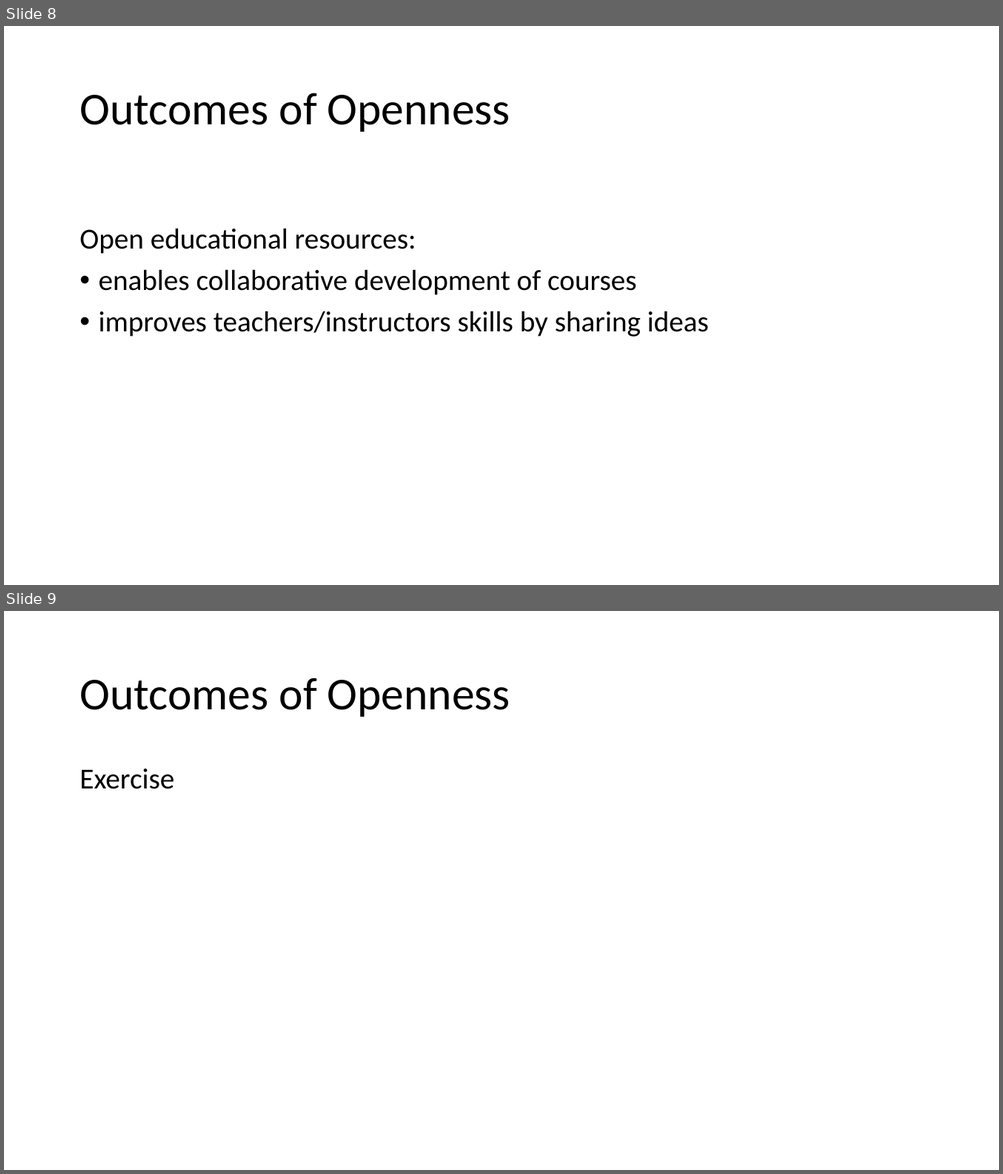
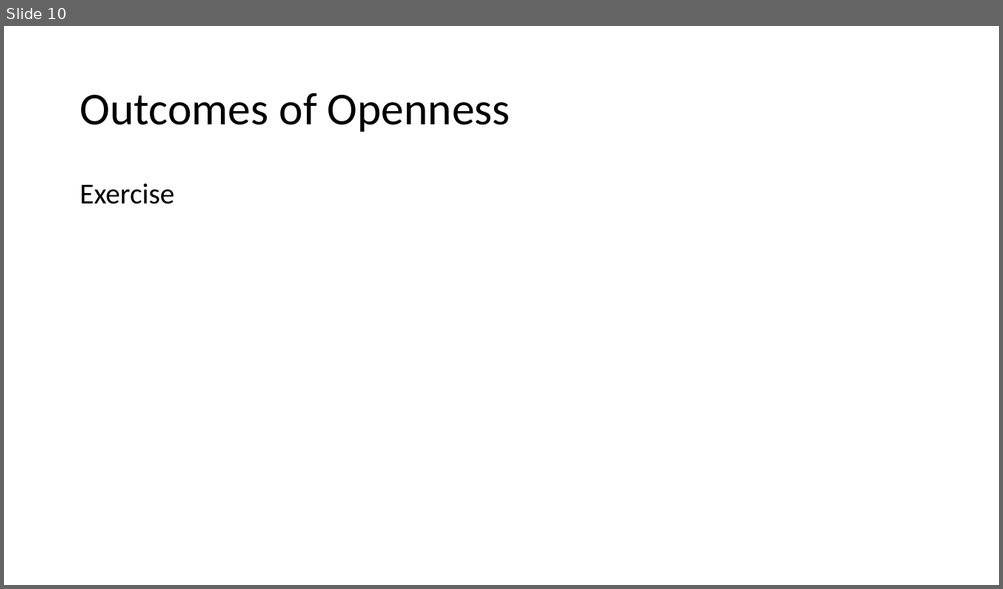
Before and after one commit to tobyhodges/solid-waddle, a slide deck: instructors/OS_Episode_v1.0.pptx. Shown one above the other, each under a label of ours: slides 8 and 9 before the commit, slide 10 after it. The pictures are 1003x1174 and 1003x589 pixels, drawn with LibreOffice and Linux fonts; fonts in the diff are those of the drawing. Boxes give left, top, right and bottom in pixels: in the first picture for what was removed or moved away, otherwise in the second. Text is boxed around its words. In the diff, an @@ line names an element or a change of style, - is before the commit and + after.

```diff
--- a/instructors/OS_Episode_v1.0.pptx
+++ b/instructors/OS_Episode_v1.0.pptx
@@ slide 8 removed at <box>4,26,999,585</box>, background #FFFFFF @@
@@ title removed at <box>79,93,510,132</box> @@
-Outcomes of Openness
@@ text removed at <box>79,228,708,337</box> @@
-Open educational resources:
-• enables collaborative development of courses
-• improves teachers/instructors skills by sharing ideas
@@ what was slide 9 is now slide 10 @@
```
Also in this commit, not shown: 4 slides changed, 1 slide added, 1 other file.
